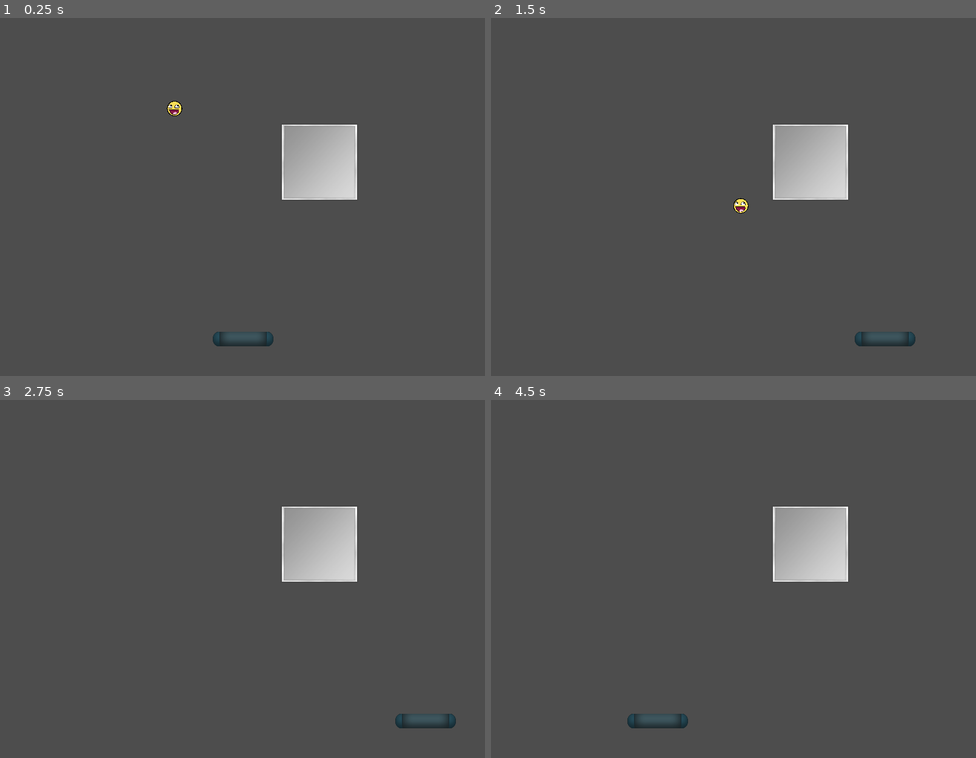
Above: before the commit, frames 1-4 (two rows, left to right).
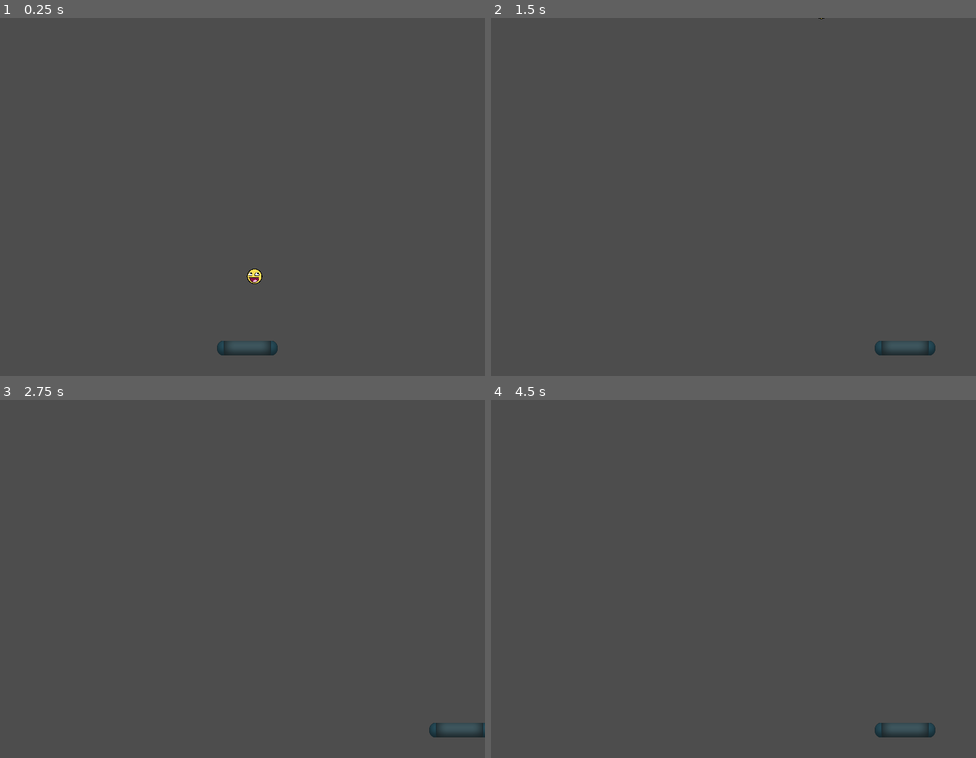
Above: after the commit, the same moments.

Repository: Drahiri/Breakout
Game: Godot game, scene res://main.tscn
Same seed, same stepped clock (60 frames per second), same inputs: the game is played once before the commit and once after it.
Inputs:
- Up to frame 1 (0.25 s): no input
- Up to frame 2 (1.5 s): hold Right (move_right) 0.53-1.28 s; hold Left (move_left) from 1.28 s (still down)
- Up to frame 3 (2.75 s): release Left (move_left) at 2.03 s; hold Right (move_right) from 2.03 s (still down)
- Up to frame 4 (4.5 s): tap Enter at 3.5 s; release Right (move_right) at 3.53 s; hold Left (move_left) from 3.53 s (still down)

The runs differ from the first frame. In frame 1, 4.0% of the frame differs, in the area x 34-74%, y 23-95%; in frame 2, 3.9%; in frame 3, 3.8%; in frame 4, 3.9%.

Commit message:
Block texture depends on isSolid

Diff:
--- a/block.gd
+++ b/block.gd
@@ -3,6 +3,10 @@
 var isSolid := true
 @export var solid_block_texture := Texture2D
 
+func _ready():
+	if (isSolid):
+		$Sprite2D.texture = solid_block_texture
+
 func destroy():
 	if (not isSolid):
 		queue_free()
--- a/main.tscn
+++ b/main.tscn
@@ -1,19 +1,12 @@
-[gd_scene load_steps=5 format=3 uid="uid://37ockrhtdpl7"]
+[gd_scene load_steps=3 format=3 uid="uid://37ockrhtdpl7"]
 
-[ext_resource type="PackedScene" uid="uid://b8k4fox7v4gmb" path="res://world_boundaries.tscn" id="1_u456f"]
 [ext_resource type="PackedScene" uid="uid://q0q3bu257ea6" path="res://paddle.tscn" id="2_xk5ur"]
 [ext_resource type="PackedScene" uid="uid://ddfwctkacd4hk" path="res://ball.tscn" id="3_itwyg"]
-[ext_resource type="PackedScene" uid="uid://fuwpa0pwchho" path="res://block.tscn" id="4_yijrk"]
 
 [node name="Main" type="Node"]
 
-[node name="WorldBoundaries" parent="." instance=ExtResource("1_u456f")]
-
 [node name="Paddle" parent="." instance=ExtResource("2_xk5ur")]
-position = Vector2(401, 530)
+position = Vector2(408, 545)
 
 [node name="Ball" parent="." instance=ExtResource("3_itwyg")]
-position = Vector2(263, 237)
-
-[node name="Block" parent="." instance=ExtResource("4_yijrk")]
-position = Vector2(463, 174)
+position = Vector2(395, 514)
